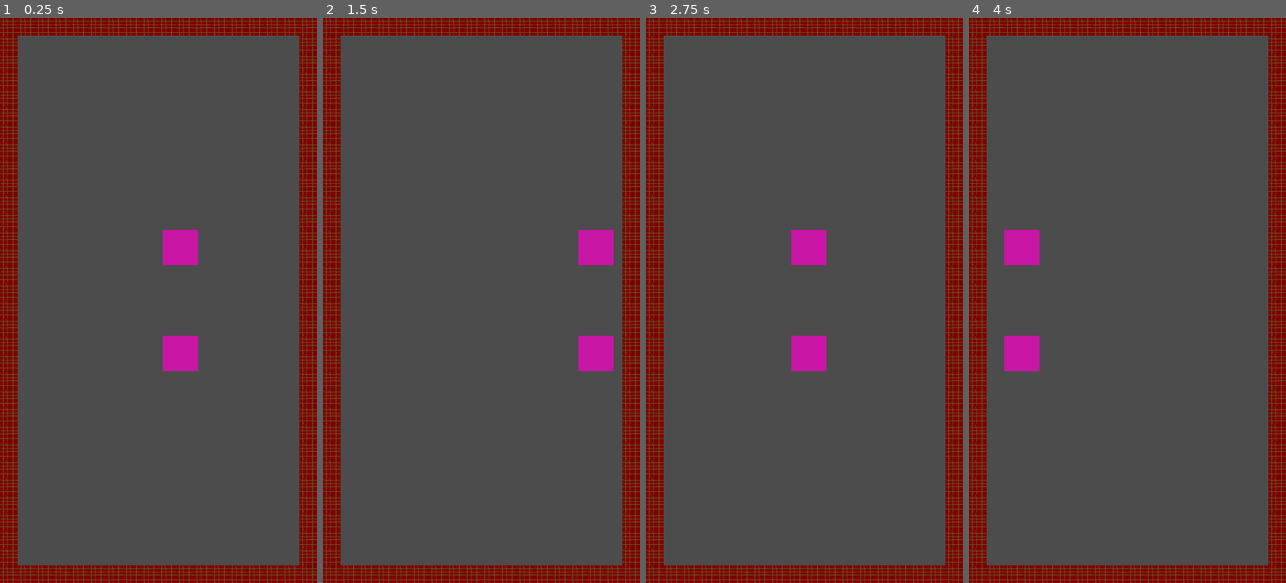
Above: before the commit, frames 1-4 (left to right).
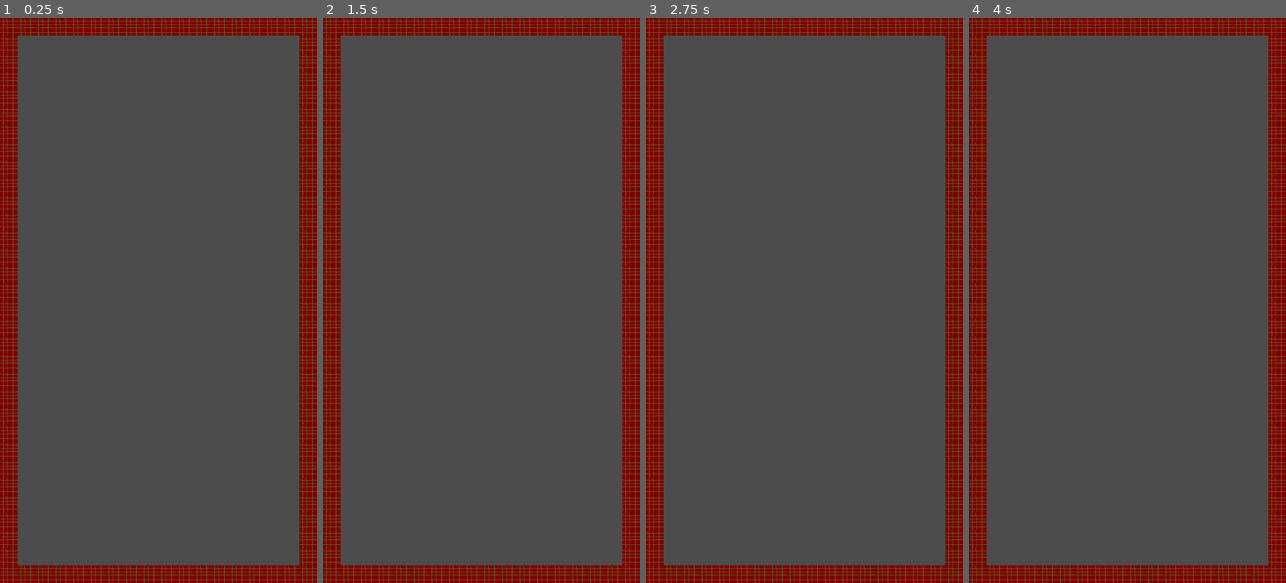
Above: after the commit, the same moments.

Repository: algch/bricks
Game: Godot game, scene res://scenarios/arena.tscn
Two runs of this game, one before a commit and one after it. Both use one fixed random seed, a clock stepped at 60 frames per second and the inputs below. This scene is started directly instead of the project's main scene.
Inputs (mouse positions are in pixels of both pictures, inside the frame that each line leads up to):
- Up to frame 1 (0.25 s): no input
- Up to frame 2 (1.5 s): move the mouse to (551, 272) at 0.52 s; click (551, 272) at 0.6 s; move the mouse to (418, 328) at 1.27 s; click (418, 328) at 1.35 s
- Up to frame 3 (2.75 s): move the mouse to (836, 176) at 2.02 s; click (836, 176) at 2.1 s
- Up to frame 4 (4 s): move the mouse to (1111, 413) at 2.77 s; click (1111, 413) at 2.85 s; move the mouse to (1222, 385) at 3.52 s; click (1222, 385) at 3.6 s

The runs differ from the first frame. In frame 1, 1.4% of the frame differs, in the area x 51-63%, y 37-63%; in frame 2, 1.4%, in the area x 80-92%, y 37-63%; in frame 3, 1.4%; in frame 4, 1.4%.
Error in both runs: Invalid type in function 'set_network_master' in base 'Node2D (player.gd)'. Cannot convert argument 1 from Nil to int. (res://scenarios/arena.gd:21)

Commit message:
test brick fix

Diff:
--- a/brick/brick.gd
+++ b/brick/brick.gd
@@ -6,6 +6,8 @@
 
 var move_dir = Vector2(1, 0)
 var type = null
+
+# TODO rpc call is being executed in the wrong brick
 
 func _ready():
 	type = 'normal'
--- a/brick/brickSpawner.gd
+++ b/brick/brickSpawner.gd
@@ -6,6 +6,8 @@
 const BRICK_SPACE = 10
 onready var arena = get_node('/root/arena/')
 
+# TODO mirror birck rpc calls, server must decide brick type
+
 func _ready():
 	var brick = brick_class.instance()
 	BRICK_X_SIZE = brick.X_SIZE
@@ -13,35 +15,45 @@
 
 func parseBrick(brick):
 	return {
+		'name': brick.get_name(),
 		'pos': brick.get_global_position(),
 		'type': brick.type,
 	}
 
+func createBrick(brick_list):
+	var brick = brick_class.instance()
+	var player_id = get_tree().get_network_unique_id()
+	var brick_id = brick.get_instance_id()
+	var name = str(player_id) + '_' + str(brick_id)
+	var brick_pos = Vector2(
+		360,
+		position.y + BRICK_Y_SIZE + BRICK_Y_SIZE/2 + BRICK_Y_SIZE * len(brick_list)
+	)
+	brick.set_name(name)
+	brick.set_position(brick_pos)
+	arena.add_child(brick)
+
+	return brick
+
+func createBrickFromParsed(parsed_brick):
+	var brick = brick_class.instance()
+	brick.set_name(parsed_brick.get('name'))
+	brick.set_position(parsed_brick.get('name'))
+	brick.type = parsed_brick.get('type')
+	arena.add_child(brick)
+
 func spawnBricks():
-	var player_brick = brick_class.instance()
-	var opponent_brick = brick_class.instance()
-
-	var player_brick_pos = Vector2(
-		360,
-		position.y + BRICK_Y_SIZE + BRICK_Y_SIZE/2 + BRICK_Y_SIZE * len(arena.player_bricks)
-	)
-	player_brick.set_position(player_brick_pos)
-	arena.add_child(player_brick)
+	var player_brick = createBrick(arena.player_bricks)
 	var parsed_player_brick = parseBrick(player_brick)
 	arena.player_bricks.append(parsed_player_brick)
 
-	var opponent_brick_pos = Vector2(
-		360,
-		position.y - (BRICK_Y_SIZE + BRICK_Y_SIZE/2 + BRICK_Y_SIZE * len(arena.opponent_bricks))
-	)
-	opponent_brick.set_position(opponent_brick_pos)
-	arena.add_child(opponent_brick)
-	var parsed_opponent_brick = parseBrick(player_brick)
+	var opponent_brick = createBrick(arena.opponent_bricks)
+	var parsed_opponent_brick = parseBrick(opponent_brick)
 	arena.opponent_bricks.append(parsed_opponent_brick)
 
 	# bricks are mirrored
-	rpc('syncSpawnedBricks', arena.opponent_bricks, arena.player_bricks)
+	rpc('syncSpawnedBricks', parsed_opponent_brick, parsed_player_brick)
 
-remote func syncSpawnedBricks(player_bricks, opponent_bricks):
-	arena.player_bricks = player_bricks
-	arena.opponent_bricks = opponent_bricks
+remote func syncSpawnedBricks(player_brick, opponent_brick):
+	arena.player_bricks.append(player_brick)
+	arena.opponent_bricks.append(opponent_brick)
--- a/scenarios/arena.gd
+++ b/scenarios/arena.gd
@@ -59,4 +59,5 @@
 
 	instantiatePlayer()
 	instantiateOpponent()
-	$brickSpawner.spawnBricks()
+	if is_player_turn:
+		$brickSpawner.spawnBricks()
